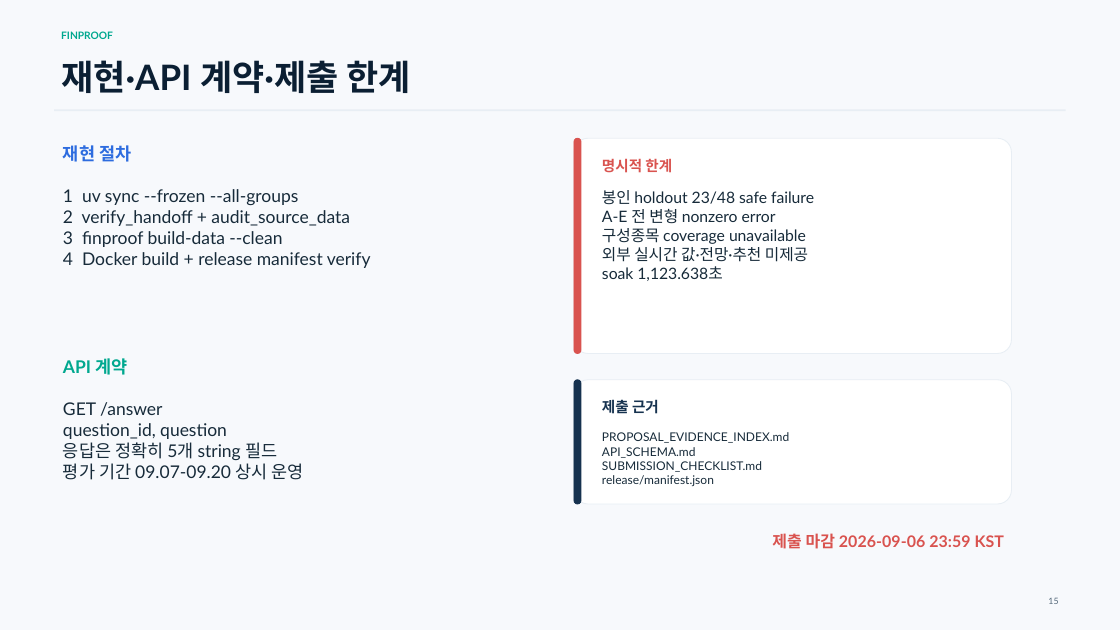
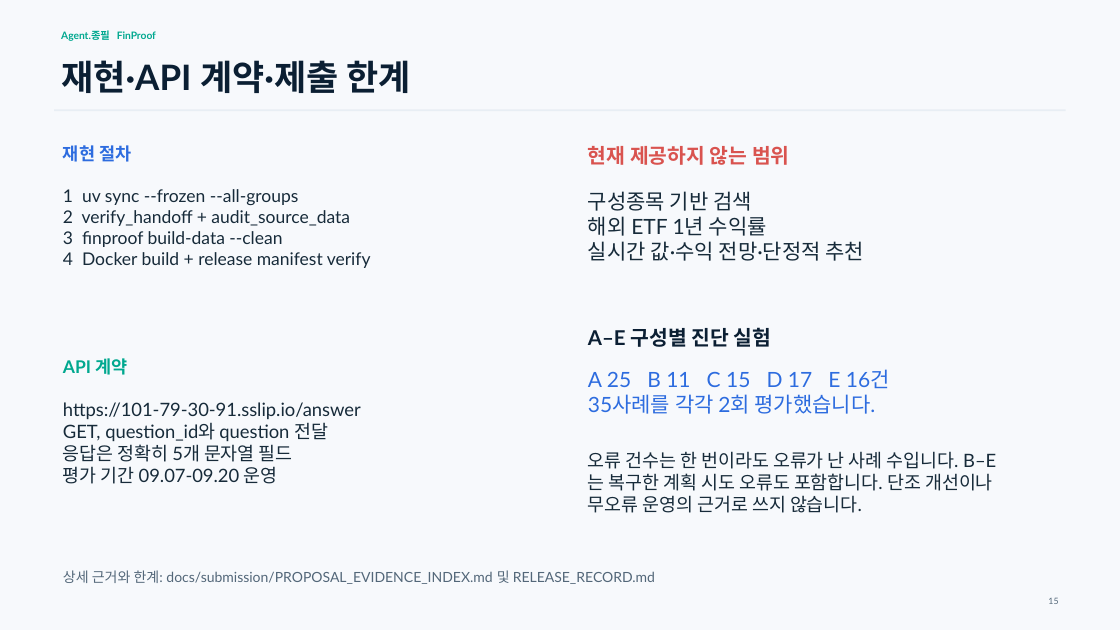
Before and after one commit to tskwak111/mirae_agent, a slide deck: slide 15 of docs/submission/FinProof_Technical_Proposal.pptx. Drawn at 1120x630 pixels with LibreOffice and Linux fonts; fonts in the diff are those of the drawing. Boxes give left, top, right and bottom in pixels: in the first picture for what was removed or moved away, otherwise in the second. Text is boxed around its words. In the diff, an @@ line names an element or a change of style, - is before the commit and + after.

Commit message:
docs: refine Agent.종필 submission proposal

```diff
--- a/docs/submission/FinProof_Technical_Proposal.pptx
+++ b/docs/submission/FinProof_Technical_Proposal.pptx
@@ text at bbox=[61, 30, 156, 41]: text changed @@
-FINPROOF
+Agent.종필 FinProof
@@ rounded rectangle removed at bbox=[574, 139, 1012, 354] @@
@@ rounded rectangle removed at bbox=[574, 139, 581, 354] @@
@@ text added at bbox=[588, 146, 790, 165], 17.5 pt, text #D9534F, bold @@
+현재 제공하지 않는 범위
@@ text removed at bbox=[602, 158, 672, 173] @@
-명시적 한계
@@ text at bbox=[588, 191, 865, 261]: text changed; size 13.5 to 18 pt @@
-봉인 holdout 23/48 safe failure
-A-E 전 변형 nonzero error
-구성종목 coverage unavailable
-외부 실시간 값·전망·추천 미제공
-soak 1,123.638초
+구성종목 기반 검색
+해외 ETF 1년 수익률
+실시간 값·수익 전망·단정적 추천
@@ text added at bbox=[588, 327, 772, 347], 17.5 pt, text #0B1F33, bold @@
+A–E 구성별 진단 실험
@@ rounded rectangle removed at bbox=[574, 380, 1012, 504] @@
@@ rounded rectangle removed at bbox=[574, 380, 581, 504] @@
@@ text added at bbox=[588, 369, 890, 414], 18 pt, text #2D6CDF @@
+A 25 B 11 C 15 D 17 E 16건
+35사례를 각각 2회 평가했습니다.
@@ text at bbox=[63, 402, 361, 484]: text changed; size 15 to 15.8 pt @@
-GET /answer
-question_id, question
-응답은 정확히 5개 string 필드
-평가 기간 09.07-09.20 상시 운영
+https://101-79-30-91.sslip.io/answer
+GET, question_id와 question 전달
+응답은 정확히 5개 문자열 필드
+평가 기간 09.07-09.20 운영
@@ text removed at bbox=[602, 399, 659, 414] @@
-제출 근거
@@ text removed at bbox=[602, 432, 789, 486] @@
-PROPOSAL_EVIDENCE_INDEX.md
-API_SCHEMA.md
-SUBMISSION_CHECKLIST.md
-release/manifest.json
@@ text added at bbox=[588, 451, 996, 513], 15.8 pt, text #172B3A @@
+오류 건수는 한 번이라도 오류가 난 사례 수입니다. B–E는 복구한 계획 시도 오류도 포함합니다. 단조 개선이나 무오류 운영의 근거로 쓰지 않습니다.
@@ text removed at bbox=[772, 533, 1004, 549] @@
-제출 마감 2026-09-06 23:59 KST
@@ text added at bbox=[63, 570, 655, 584], 12 pt, text #536779 @@
+상세 근거와 한계: docs/submission/PROPOSAL_EVIDENCE_INDEX.md 및 RELEASE_RECORD.md
```
Also in this commit, not shown: 12 other slides changed, 2 slides added, 2 slides removed, 8 other files.
